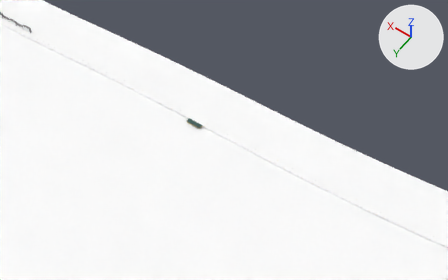
Two versions of the Blender file tools/blender/scenes/victoria.blend, one commit apart.
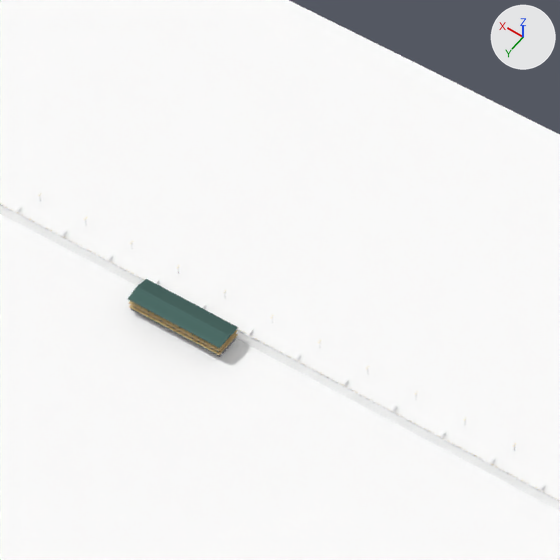
Each version appears first from a 50 mm camera at (907.0, 1252.0, 1768.0) aimed at (1719.0, 116.0, -18.0), and next in a close-up on the part from 38% to 55% of the width and 28% to 56% of the height. The lights are fixed; the arrows at upper right show +X, +Y and +Z. The first two pictures are the older version.

The older version as bpy lines, for what is in view:
```python
me_harbourground_006 = bpy.data.meshes.new('HarbourGround_006')
me_harbourground_006.from_pydata(...)  # 189 vertices, 160 faces; spans x 1430.0..1680.0, y -96.0..251.0, z -1.0..6.0
me_harbourground_006.materials.append(mat_harbourground)
me_kowloontiles_008 = bpy.data.meshes.new('KowloonTiles_008')
me_kowloontiles_008.from_pydata(...)  # 120 vertices, 59 faces; spans x 1915.0..2151.0, y 109.0..134.0, z 5.0..6.0
me_kowloontiles_008.materials.append(mat_kowloontiles)
me_land_001 = bpy.data.meshes.new('Land_001')
me_land_001.from_pydata(...)  # 7126 vertices, 5296 faces; spans x 956.0..1915.0, y 64.0..143.0, z 4.0..14.0
me_land_001.materials.append(mat_land)
ob_harbourground_006 = bpy.data.objects.new('HarbourGround_006', me_harbourground_006)
ob_harbourground_006.location = (0.0, 0.0, 0.0)
ob_kowloontiles_008 = bpy.data.objects.new('KowloonTiles_008', me_kowloontiles_008)
ob_kowloontiles_008.location = (0.0, 0.0, 0.0)
ob_land_001 = bpy.data.objects.new('Land_001', me_land_001)
ob_land_001.location = (0.0, 0.0, 0.0)
# also in view: 'KowloonTiles_007' at (1793.0, 114.0, 6.0); 'VictoriaWater_007' at (1769.0, 792.0, 1.0); 'VictoriaWater_008' at (2006.0, 799.0, 1.0); 'KowloonTiles_006' at (1551.0, 107.0, 6.0); 'VictoriaWater_006' at (1518.0, 786.0, 1.0)
```
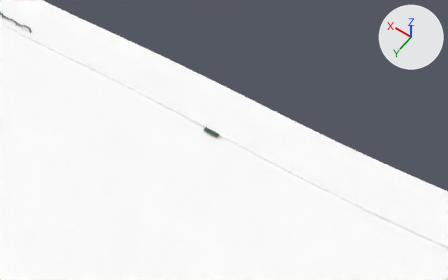
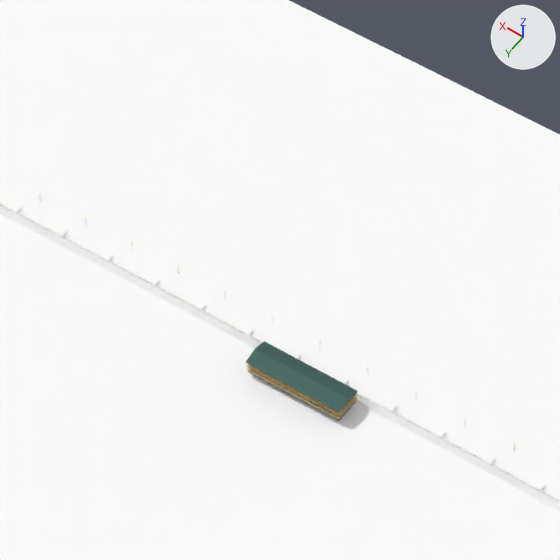
Boxes (x1, y1, x2, y2) around the edits, measured in the close-ups (560 x 560 px; the box of a moved part takes in the faces that stretch with it):
part 1 of me_land_001, moved or reshaped
    before: (131, 308, 237, 357)
    after: (248, 371, 356, 421)
part 2 of me_land_001, moved or reshaped
    before: (129, 305, 238, 355)
    after: (247, 368, 357, 419)
part 3 of me_land_001, moved or reshaped
    before: (129, 301, 237, 351)
    after: (247, 364, 357, 416)
part 4 of me_land_001, moved or reshaped
    before: (135, 303, 213, 345)
    after: (253, 366, 338, 412)
part 5 of me_land_001, moved or reshaped
    before: (128, 279, 238, 348)
    after: (246, 341, 358, 412)

Diff of the bpy script that builds the scene:
```diff
--- a/tools/blender/scenes/victoria.blend.py
+++ b/tools/blender/scenes/victoria.blend.py
@@ me_land_001 @@
 # used by ob_land_001; location = (0.0, 0.0, 0.0)
-me_land_001.from_pydata(...)  # 7126 vertices, 5296 faces; spans x 956.0..1915.0, y 64.0..143.0, z 4.0..14.0
+me_land_001.from_pydata(...)  # 7126 vertices, 5296 faces; spans x 956.0..1915.0, y 64.0..141.0, z 4.0..14.0
+# me_land_001 part 1: the loose piece of 8 vertices spanning x 1810.0..1867.0, y 125.0..142.0, z 4.0..6.0 is moved by (-75.0, -2.0, 0.0)
+# me_land_001 part 2: the loose piece of 8 vertices spanning x 1810.0..1868.0, y 125.0..142.0, z 6.0 is moved by (-75.0, -2.0, 0.0)
+# me_land_001 part 3: the loose piece of 8 vertices spanning x 1810.0..1868.0, y 125.0..142.0, z 9.0 is moved by (-75.0, -2.0, 0.0)
+# me_land_001 part 4: the loose piece of 8 vertices spanning x 1810.0..1868.0, y 125.0..142.0, z 12.0 is moved by (-75.0, -2.0, 0.0)
+# me_land_001 part 5: 746 of the vertices in x 1809.0..1868.0, y 124.0..143.0, z 6.0..14.0 are moved by (-75.0, -2.0, 0.0)
+# other edits to the shape of me_land_001 do not show in these pictures
 me_land_001.materials.append(mat_land)
```
